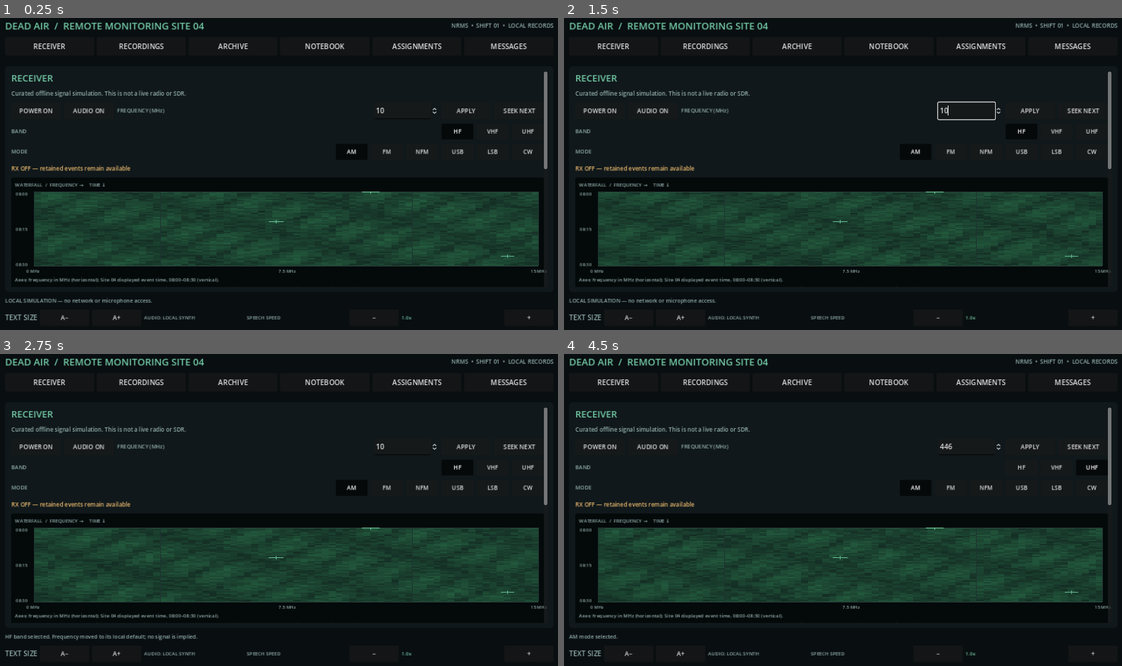
Above: before the commit, frames 1-4 (two rows, left to right).
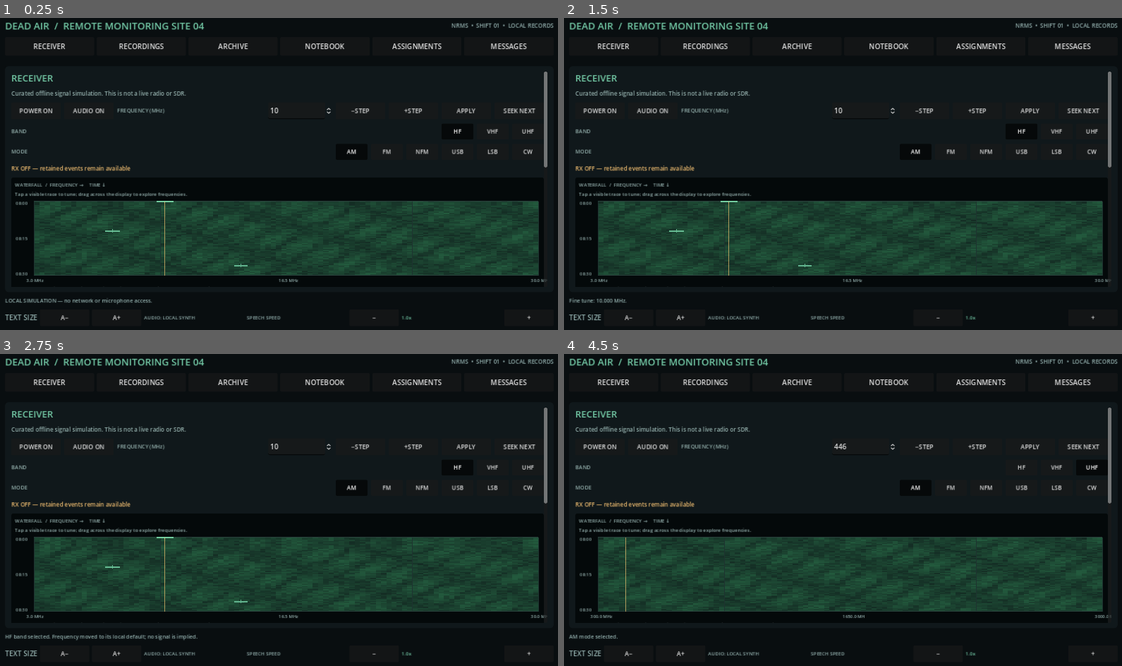
Above: after the commit, the same moments.

Repository: nuentoter/dead-air
Game: Godot game, scene res://scenes/main.tscn
Two runs of this game, one before a commit and one after it. Both use one fixed random seed, a clock stepped at 60 frames per second and the inputs below.
Inputs (mouse positions are in pixels of both pictures, inside the frame that each line leads up to):
- Up to frame 1 (0.25 s): no input
- Up to frame 2 (1.5 s): click (926, 111) at 0.5 s, where only the run after the commit has a clickable "−STEP"; click (976, 111) at 1.25 s, where only the run after the commit has a clickable "+STEP"
- Up to frame 3 (2.75 s): click "HF" at 2 s
- Up to frame 4 (4.5 s): click "VHF" at 2.75 s; click "UHF" at 3.5 s; click "AM" at 4.25 s

The runs differ from the first frame. In frame 1, 7.3% of the frame differs, in the area x 2-99%, y 28-87%; in frame 2, 7.8%, in the area x 1-99%, y 26-92%; in frame 3, 7.3%; in frame 4, 7.4%.

Commit message:
Add scrolling interactive waterfall and fine tuning controls

Diff:
--- a/scripts/main.gd
+++ b/scripts/main.gd
@@ -16,15 +16,98 @@
 const WARNING = Color(0.91, 0.72, 0.43, 1)
 
 class WaterfallPlot extends Control:
+	signal frequency_selected(frequency: float)
+	signal event_selected(event_id: String)
+
 	var events: Array = []
-	var elapsed := 0.0
+	var frequency_min := 3.0
+	var frequency_max := 30.0
+	var tuned_frequency := 10.0
+	var history: Array = []
+	var row_clock := 0.0
+	var row_counter := 0
+	var drag_active := false
 
 	func _ready() -> void:
 		custom_minimum_size = Vector2(0, 190)
+		mouse_filter = Control.MOUSE_FILTER_STOP
+		for row in range(64):
+			history.append(_make_noise_row(row))
 		queue_redraw()
 
 	func _process(delta: float) -> void:
-		elapsed += delta
+		row_clock += delta
+		var added_row := false
+		while row_clock >= 0.12:
+			row_clock -= 0.12
+			history.push_front(_make_noise_row(row_counter))
+			row_counter += 1
+			if history.size() > 64:
+				history.pop_back()
+			added_row = true
+		if added_row:
+			queue_redraw()
+
+	func _make_noise_row(seed_value: int) -> PackedFloat32Array:
+		var values := PackedFloat32Array()
+		values.resize(96)
+		for col in range(96):
+			var wave := absf(sin(float(col) * 0.41 + float(seed_value) * 0.17) * cos(float(col) * 0.13 - float(seed_value) * 0.09))
+			var noise := fposmod(sin(float(col * 37 + seed_value * 19) * 12.9898 + float(seed_value) * 78.233) * 43758.5453, 1.0)
+			values[col] = clampf(0.07 + wave * 0.13 + noise * 0.12, 0.04, 0.32)
+		return values
+
+	func _gui_input(event: InputEvent) -> void:
+		if event is InputEventMouseButton and event.button_index == MOUSE_BUTTON_LEFT:
+			if event.pressed:
+				drag_active = true
+				_preview_at(event.position)
+			elif drag_active:
+				drag_active = false
+				_select_at(event.position)
+		elif event is InputEventMouseMotion and drag_active:
+			if (event.button_mask & MOUSE_BUTTON_MASK_LEFT) != 0:
+				_preview_at(event.position)
+		elif event is InputEventScreenTouch:
+			if event.pressed:
+				drag_active = true
+				_preview_at(event.position)
+			elif drag_active:
+				drag_active = false
+				_select_at(event.position)
+		elif event is InputEventScreenDrag and drag_active:
+			_preview_at(event.position)
+
+	func _frequency_at(position: Vector2) -> float:
+		var left := 44.0
+		var right := maxf(left + 1.0, size.x - 4.0)
+		var normalized := clampf((position.x - left) / (right - left), 0.0, 1.0)
+		return lerpf(frequency_min, frequency_max, normalized)
+
+	func _preview_at(position: Vector2) -> void:
+		tuned_frequency = _frequency_at(position)
+		queue_redraw()
+
+	func _select_at(position: Vector2) -> void:
+		tuned_frequency = _frequency_at(position)
+		var nearest_id := ""
+		var nearest_difference := INF
+		for event_data in events:
+			var event_id := String(event_data.get("id", ""))
+			if not ["SIG-0001", "SIG-0002", "SIG-0003"].has(event_id):
+				continue
+			var event_frequency := float(event_data.get("frequency_mhz", 0.0))
+			if event_frequency < frequency_min or event_frequency > frequency_max:
+				continue
+			var difference := absf(event_frequency - tuned_frequency)
+			if difference < nearest_difference:
+				nearest_difference = difference
+				nearest_id = event_id
+		var snap_threshold := (frequency_max - frequency_min) * 0.015
+		if not nearest_id.is_empty() and nearest_difference <= snap_threshold:
+			event_selected.emit(nearest_id)
+		else:
+			frequency_selected.emit(tuned_frequency)
 		queue_redraw()
 
 	func _draw() -> void:
@@ -34,48 +117,50 @@
 		var bottom_gutter := 18.0
 		var plot_rect := Rect2(Vector2(left_gutter, 4.0), Vector2(maxf(1.0, size.x - left_gutter - 4.0), maxf(1.0, size.y - bottom_gutter - 4.0)))
 		draw_rect(Rect2(Vector2.ZERO, size), Color(0.018, 0.035, 0.04, 1), true)
-		# Synthetic running noise bed; authored signal traces remain separate.
-		var row_height := 3.0
-		var rows := int(ceil(plot_rect.size.y / row_height))
-		for row in range(rows):
-			var y := plot_rect.position.y + float(row) * row_height
-			var age := elapsed * 5.0 + float(row)
-			for col in range(72):
-				var x := plot_rect.position.x + plot_rect.size.x * float(col) / 72.0
-				var wave := absf(sin(float(col) * 0.41 + age * 0.17) * cos(float(col) * 0.13 - age * 0.09))
-				var noise := fposmod(sin(float(col * 37 + row * 19) * 12.9898 + floor(age) * 78.233) * 43758.5453, 1.0)
-				var intensity := clampf(0.07 + wave * 0.13 + noise * 0.12, 0.04, 0.32)
+		var cell_height := plot_rect.size.y / float(maxi(1, history.size()))
+		var cell_width := plot_rect.size.x / 96.0
+		for row in range(history.size()):
+			var values: PackedFloat32Array = history[row]
+			var y := plot_rect.position.y + float(row) * cell_height
+			for col in range(values.size()):
+				var intensity := values[col]
 				var tint := Color(0.06 + intensity * 0.25, 0.12 + intensity * 0.75, 0.11 + intensity * 0.42, 1)
-				draw_rect(Rect2(x, y, maxf(1.0, plot_rect.size.x / 72.0 + 0.5), row_height), tint, true)
-		for step in range(0, 5):
+				draw_rect(Rect2(plot_rect.position.x + float(col) * cell_width, y, cell_width + 0.5, cell_height + 0.25), tint, true)
+		for step in range(5):
 			var x := plot_rect.position.x + plot_rect.size.x * float(step) / 4.0
 			draw_line(Vector2(x, plot_rect.position.y), Vector2(x, plot_rect.end.y), Color(0.12, 0.2, 0.19, 1), 1.0)
 			if step == 0 or step == 2 or step == 4:
-				var frequency_label: String = ["0", "7.5", "15"][int(step / 2)] + " MHz"
-				draw_string(font, Vector2(x - 18.0, size.y - 3.0), frequency_label, HORIZONTAL_ALIGNMENT_LEFT, 42.0, label_size, Color(0.57, 0.68, 0.67, 1))
+				var frequency_label := "%.1f MHz" % lerpf(frequency_min, frequency_max, float(step) / 4.0)
+				draw_string(font, Vector2(x - 18.0, size.y - 3.0), frequency_label, HORIZONTAL_ALIGNMENT_LEFT, 52.0, label_size, Color(0.57, 0.68, 0.67, 1))
 		for minute in [0, 15, 30]:
 			var y := plot_rect.position.y + plot_rect.size.y * float(minute) / 30.0
 			draw_line(Vector2(plot_rect.position.x, y), Vector2(plot_rect.end.x, y), Color(0.16, 0.25, 0.23, 1), 1.0)
-			var time_label: String = "08:%02d" % minute
+			var time_label := "08:%02d" % minute
 			var label_y := clampf(y + 4.0, 12.0, size.y - bottom_gutter)
 			draw_string(font, Vector2(2.0, label_y), time_label, HORIZONTAL_ALIGNMENT_LEFT, left_gutter - 5.0, label_size, Color(0.57, 0.68, 0.67, 1))
-		for event in events:
-			var event_id := String(event.get("id", ""))
+		for event_data in events:
+			var event_id := String(event_data.get("id", ""))
 			if not ["SIG-0001", "SIG-0002", "SIG-0003"].has(event_id):
 				continue
-			var parts: PackedStringArray = String(event.get("time_label", "08:00")).split(":")
+			var parts: PackedStringArray = String(event_data.get("time_label", "08:00")).split(":")
 			if parts.size() != 2:
 				continue
 			var minutes := int(parts[0]) * 60 + int(parts[1])
 			var relative_minutes := clampf(float(minutes - 480), 0.0, 30.0)
+			var frequency := float(event_data.get("frequency_mhz", 0.0))
+			if frequency < frequency_min or frequency > frequency_max:
+				continue
+			var normalized_frequency := (frequency - frequency_min) / maxf(0.001, frequency_max - frequency_min)
+			var x := plot_rect.position.x + plot_rect.size.x * normalized_frequency
 			var y := plot_rect.position.y + plot_rect.size.y * relative_minutes / 30.0
-			var frequency := clampf(float(event.get("frequency_mhz", 0.0)), 0.0, 15.0)
-			var x := plot_rect.position.x + plot_rect.size.x * frequency / 15.0
-			var strength := clampf(float(event.get("strength", 0.5)), 0.0, 1.0)
+			var strength := clampf(float(event_data.get("strength", 0.5)), 0.0, 1.0)
 			var half_width := 5.0 + strength * 18.0
 			var trace_color := Color(0.22, 0.48, 0.39, 1).lerp(Color(0.5, 0.88, 0.68, 1), strength)
 			draw_line(Vector2(maxf(plot_rect.position.x, x - half_width), y), Vector2(minf(plot_rect.end.x, x + half_width), y), trace_color, 3.0)
 			draw_line(Vector2(x, maxf(plot_rect.position.y, y - 4.0)), Vector2(x, minf(plot_rect.end.y, y + 4.0)), trace_color, 2.0)
+		var tuned_normalized := clampf((tuned_frequency - frequency_min) / maxf(0.001, frequency_max - frequency_min), 0.0, 1.0)
+		var tuned_x := plot_rect.position.x + plot_rect.size.x * tuned_normalized
+		draw_line(Vector2(tuned_x, plot_rect.position.y), Vector2(tuned_x, plot_rect.end.y), Color(0.88, 0.72, 0.42, 0.75), 1.5)
 
 var game
 var root_column: VBoxContainer
@@ -378,11 +463,13 @@
 		_:
 			frequency_spin.min_value = 3.0
 			frequency_spin.max_value = 30.0
-	frequency_spin.step = 0.001
+	frequency_spin.step = 0.001 if selected_band == "HF" else (0.005 if selected_band == "VHF" else 0.025)
 	frequency_spin.rounded = false
 	frequency_spin.value = float(game.data.get("frequency_mhz", 10.0))
 	frequency_spin.custom_minimum_size = Vector2(145, 38)
 	control_row.add_child(frequency_spin)
+	_button("−STEP", _step_frequency.bind(-1), control_row)
+	_button("+STEP", _step_frequency.bind(1), control_row)
 
 	_button("APPLY", _apply_receiver_settings, control_row)
 	_button("SEEK NEXT", _seek_next, control_row)
@@ -460,8 +547,15 @@
 	var visual := VBoxContainer.new()
 	frame.add_child(visual)
 	_add_text("WATERFALL  /  FREQUENCY →     TIME ↓", 11, MUTED, visual)
+	_add_text("Tap a visible trace to tune; drag across the display to explore frequencies.", 11, MUTED, visual)
 	var plot := WaterfallPlot.new()
 	plot.events = Catalog.EVENTS
+	var bounds := _band_bounds(String(game.data.get("band", "HF")))
+	plot.frequency_min = bounds.x
+	plot.frequency_max = bounds.y
+	plot.tuned_frequency = float(game.data.get("frequency_mhz", 10.0))
+	plot.frequency_selected.connect(_on_waterfall_frequency_selected)
+	plot.event_selected.connect(_select_event)
 	plot.size_flags_horizontal = Control.SIZE_EXPAND_FILL
 	visual.add_child(plot)
 	_add_text("Axes: frequency in MHz (horizontal); Site 04 displayed event time, 08:00–08:30 (vertical).", 11, MUTED, visual)
@@ -607,6 +701,47 @@
 	game.set_receiver(true, float(chosen.get("frequency_mhz", 10.0)), selected_mode)
 	status_message = "SEEK selected %s at %.3f MHz / %s within %s." % [String(chosen.get("id", "")), float(chosen.get("frequency_mhz", 0.0)), selected_mode, selected_band]
 	_refresh()
+
+func _band_bounds(band: String) -> Vector2:
+	match band:
+		"VHF":
+			return Vector2(30.001, 300.0)
+		"UHF":
+			return Vector2(300.001, 3000.0)
+		_:
+			return Vector2(3.0, 30.0)
+
+func _on_waterfall_frequency_selected(frequency: float) -> void:
+	var bounds := _band_bounds(String(game.data.get("band", "HF")))
+	var tuned := clampf(frequency, bounds.x, bounds.y)
+	game.data["frequency_mhz"] = tuned
+	game.save_game()
+	if frequency_spin != null:
+		frequency_spin.value = tuned
+	status_message = "Waterfall tuning set to %.3f MHz. No event was inferred at this frequency." % tuned
+	if status_label != null:
+		status_label.text = status_message
+
+func _step_frequency(direction: int) -> void:
+	var band := String(game.data.get("band", "HF"))
+	var bounds := _band_bounds(band)
+	var step := 0.001 if band == "HF" else (0.005 if band == "VHF" else 0.025)
+	var frequency := clampf(float(game.data.get("frequency_mhz", bounds.x)) + step * float(direction), bounds.x, bounds.y)
+	game.set_receiver(bool(game.data.get("receiver_power", false)), frequency, String(game.data.get("mode", "AM")))
+	status_message = "Fine tune: %.3f MHz." % frequency
+	_refresh()
+
+func _unhandled_key_input(event: InputEvent) -> void:
+	if not event is InputEventKey or not event.pressed or event.echo:
+		return
+	if String(game.data.get("current_section", "Receiver")) != "Receiver":
+		return
+	if event.keycode == KEY_LEFT:
+		_step_frequency(-1)
+		get_viewport().set_input_as_handled()
+	elif event.keycode == KEY_RIGHT:
+		_step_frequency(1)
+		get_viewport().set_input_as_handled()
 
 func _band_for_frequency(frequency: float) -> String:
 	if frequency <= 30.0:
